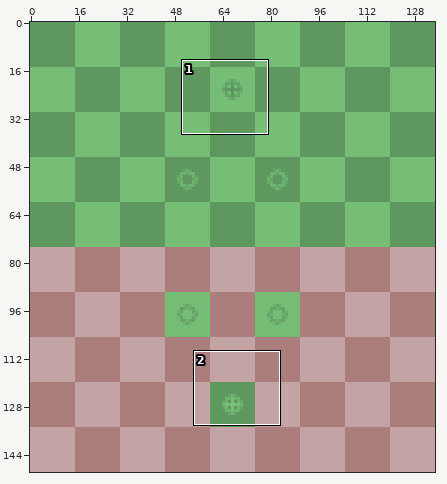
Sprite sheet -- static/images/BorderlandsGuide/BlackLionsMovementZone.png. Above, an overview of the earlier version with the close-up marked.
Close-up. Old version:
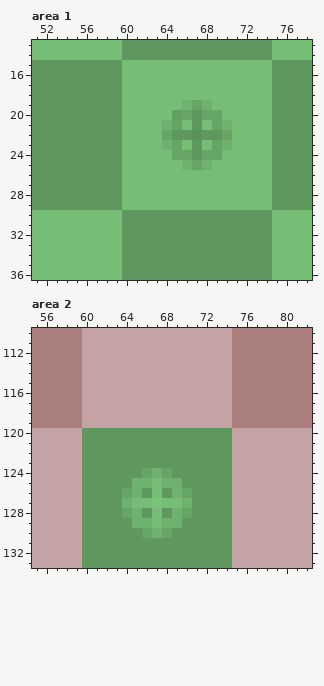
The file is 135x150 pixels. Colours within 5 levels of each other are drawn and written as one. Shown: area 1: x 51..78, y 13..36; area 2: x 55..82, y 110..133.
After:
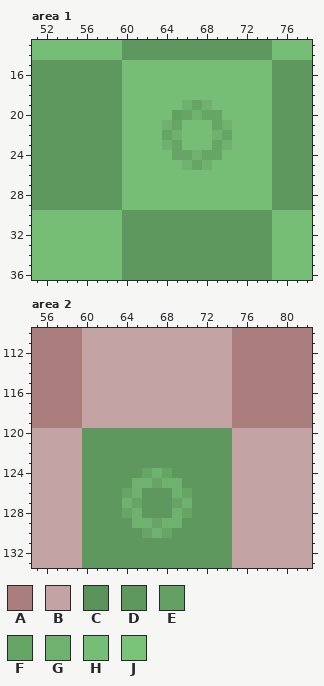
Palette (. is transparent): A #ab7e7e  B #c3a3a3  C #5b925b  D #5f985f  E #649f64  F #67a567  G #6fb16f  H #76be76  J #7ac47a
Changes in this commit:
--- area 1
@@ x 63..71 @@
 19 HHHGFGHHH
-20 HHEFDFFHH
-21 HGFHDHFGH
-22 HFDDCDDFH
-23 HGFHDHFGH
-24 HHFFDFFHH
+20 HHEFGFFHH
+21 HGFHHHFGH
+22 HFGHHHGFH
+23 HGFHHHFGH
+24 HHFFGFFHH
 25 HHHGFGHHH
--- area 2
@@ x 63..71 @@
 124 DDDFGFDDD
-125 DDGGHGGDD
-126 DFGDHDGFD
-127 DGHHJHHGD
-128 DFGDHDGFD
-129 DDGGHGGDD
+125 DDGGFGGDD
+126 DFGDDDGFD
+127 DGFDDDFGD
+128 DFGDDDGFD
+129 DDGGFGGDD
 130 DDDFGFDDD
Where, in picture pixels (left, top, right, bottom), the same in both close-ups:
changed: (172, 110, 222, 160)
changed: (132, 478, 182, 528)
